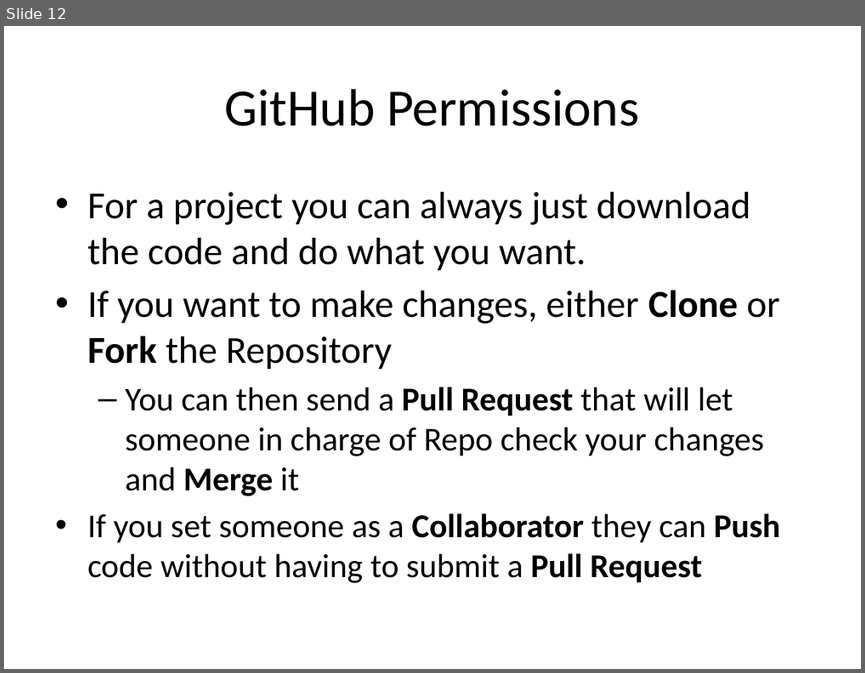
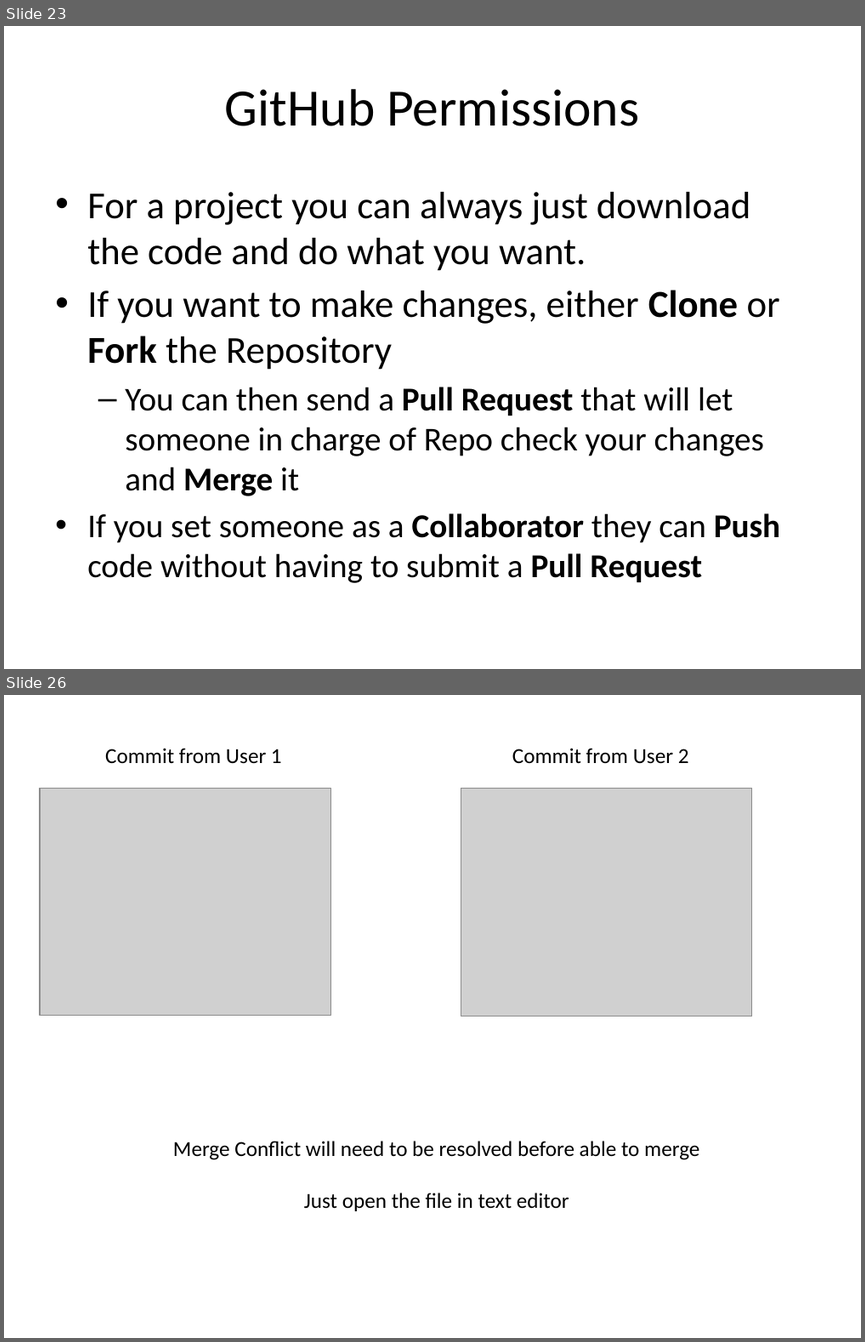
Before and after one commit to sjfricke/IEEE-Mini-Projects-UW-Madison, a slide deck: Tutorial/PowerPoint Versions/Git and using GitHub.pptx. Shown one above the other, each under a label of ours: slide 12 before the commit, slides 23 and 26 after it; the slides between them are not shown. The pictures are 865x673 and 865x1342 pixels, drawn with LibreOffice and Linux fonts; fonts in the diff are those of the drawing; grey boxes stand for pictures. Boxes give left, top, right and bottom in pixels: in the first picture for what was removed or moved away, otherwise in the second. Text is boxed around its words. In the diff, an @@ line names an element or a change of style, - is before the commit and + after.

```diff
--- a/Tutorial/PowerPoint Versions/Git and using GitHub.pptx
+++ b/Tutorial/PowerPoint Versions/Git and using GitHub.pptx
@@ slide 26 added at (4, 695, 861, 1338), background #FFFFFF @@
@@ text added at (105, 748, 282, 764), 18 pt, text #000000 @@
+Commit from User 1
@@ text added at (512, 748, 689, 764), 18 pt, text #000000 @@
+Commit from User 2
@@ picture added at (40, 788, 331, 1015) @@
@@ picture added at (460, 788, 752, 1016) @@
@@ text added at (173, 1140, 699, 1211), 18 pt, text #000000 @@
+Merge Conflict will need to be resolved before able to merge
+Just open the file in text editor
@@ what was slide 12 is now slide 23 @@
```
Also in this commit, not shown: 6 slides changed, 15 other slides added, 2 other files.
